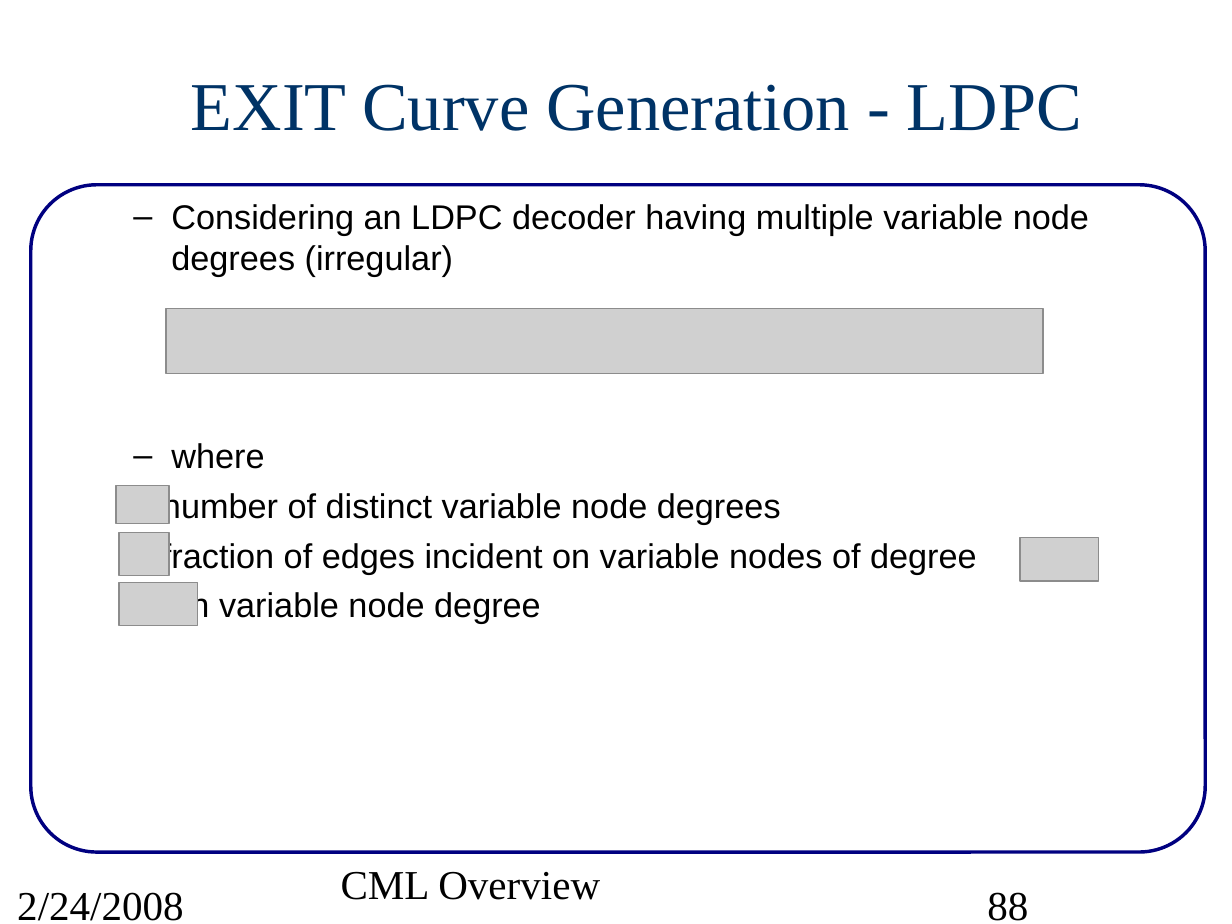
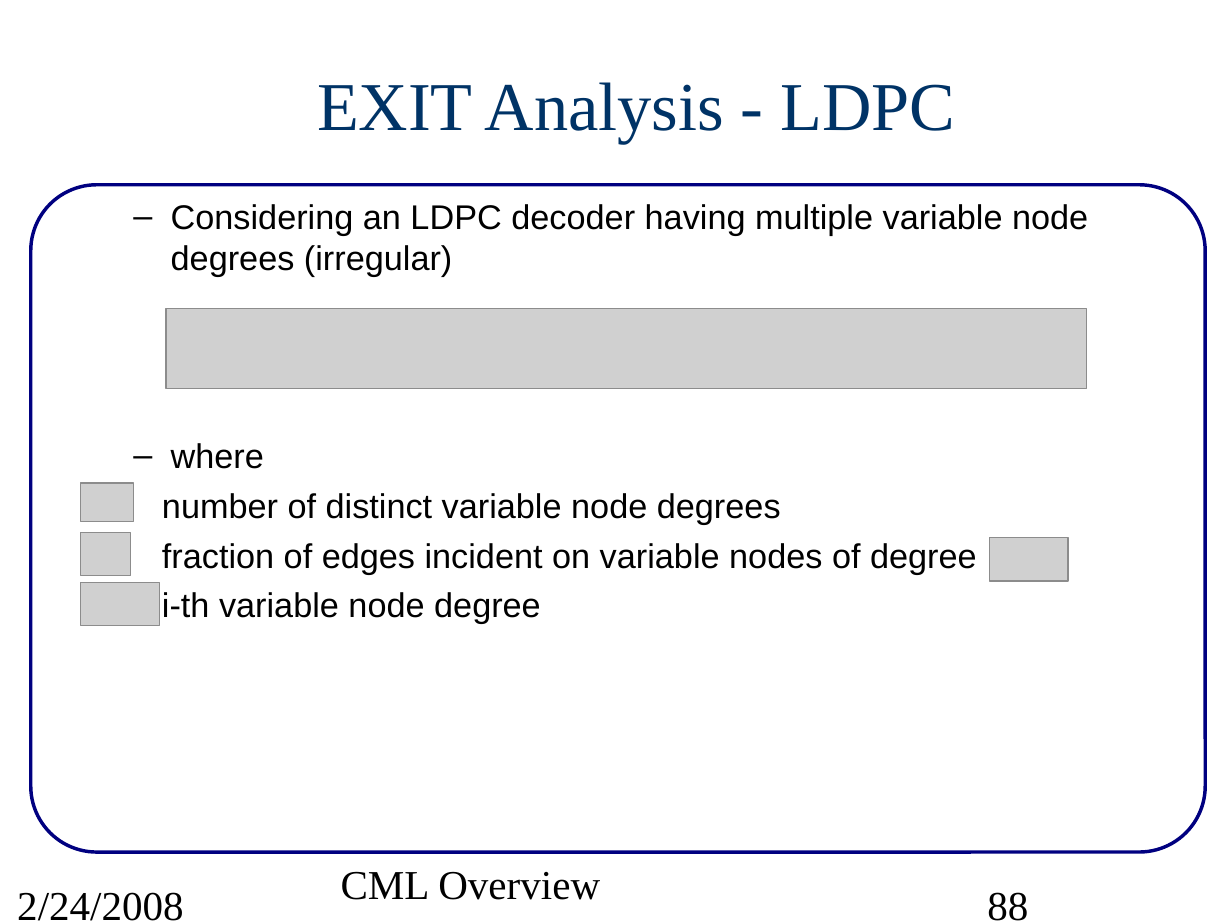
Before and after one commit to marcusmueller/iscml, a slide deck: slide 88 of pcs/projects/cml/doc/src/CMLoverview.ppt. Drawn at 1232x924 pixels with LibreOffice and Linux fonts; fonts in the diff are those of the drawing; grey boxes stand for pictures. Boxes give left, top, right and bottom in pixels: in the first picture for what was removed or moved away, otherwise in the second. Text is boxed around its words. In the diff, an @@ line names an element or a change of style, - is before the commit and + after.

Commit message:
Added EXIT tutorial to CML overview slides.

```diff
--- a/pcs/projects/cml/doc/src/CMLoverview.ppt
+++ b/pcs/projects/cml/doc/src/CMLoverview.ppt
@@ title at (x1=317, y1=82, x2=956, y2=143): text changed @@
-EXIT Curve Generation - LDPC
+EXIT Analysis - LDPC
@@ text "Considering an LDPC decoder having ..." at (x1=162, y1=204, x2=1088, y2=624): indent changed @@
@@ picture resized from (x1=166, y1=309, x2=1044, y2=375) to (x1=166, y1=309, x2=1087, y2=389) @@
@@ picture moved from (x1=116, y1=485, x2=169, y2=524) to (x1=81, y1=483, x2=134, y2=521) @@
@@ picture moved from (x1=120, y1=532, x2=169, y2=575) to (x1=81, y1=532, x2=131, y2=575) @@
@@ picture moved from (x1=1020, y1=537, x2=1099, y2=580) to (x1=989, y1=537, x2=1068, y2=580) @@
@@ picture moved from (x1=120, y1=583, x2=198, y2=626) to (x1=81, y1=583, x2=160, y2=626) @@
```
Also in this commit, not shown: 87 other slides changed, 3 slides added, 1 slide removed, 1 other file.
